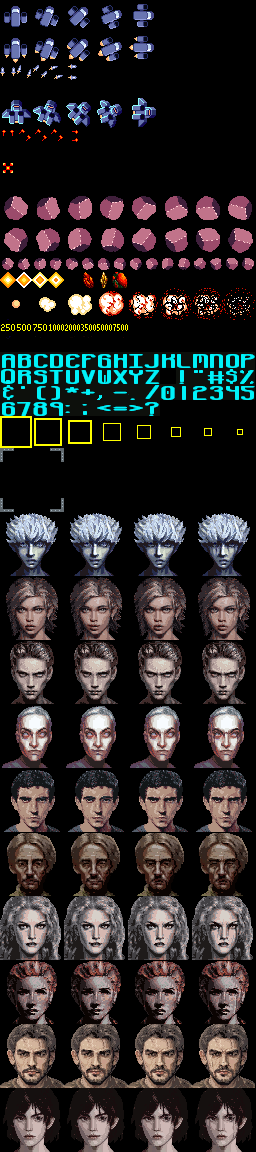
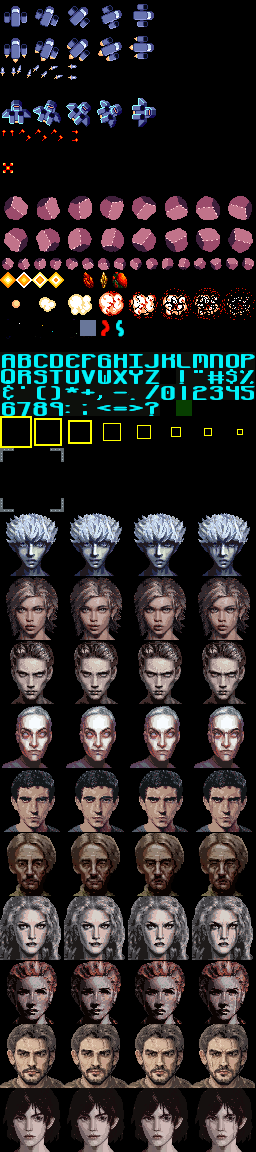
Revision of a layered 256px x 1152px image; what changed, layer by layer:
painted on "Background" over [1, 320, 192, 416]
